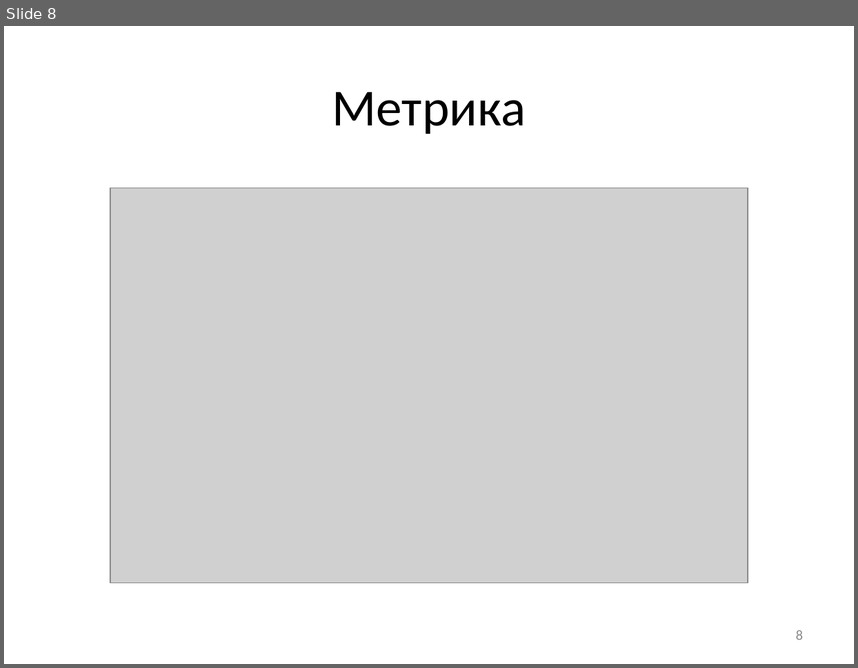
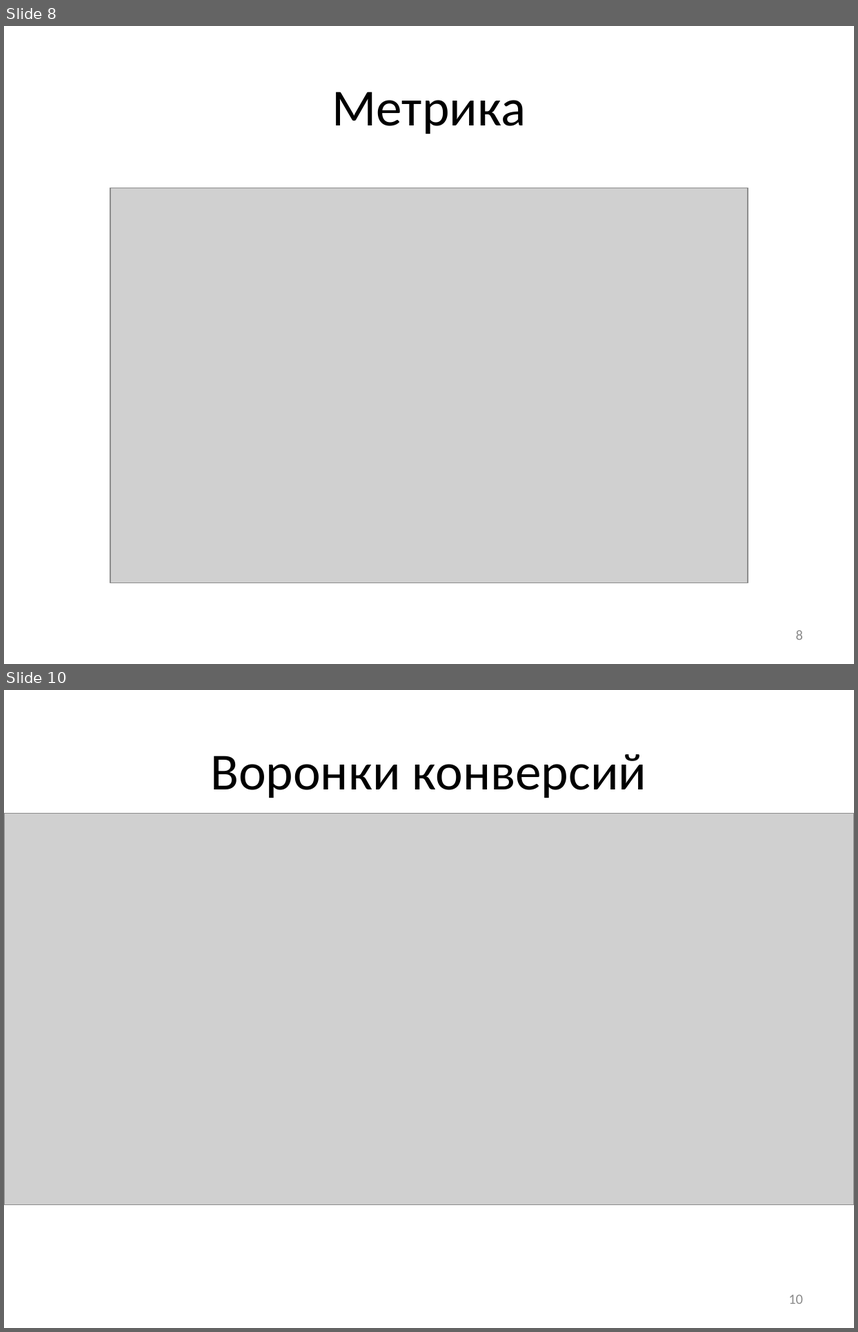
Before and after one commit to CompanyTimeManagementProject/Time_Management_Project, a slide deck: Documentation/Презентация ITime Last Version.pptx. Shown one above the other, each under a label of ours: slide 8 before the commit, slides 8 and 10 after it; the slides between them are not shown. The pictures are 858x668 and 858x1332 pixels, drawn with LibreOffice and Linux fonts; fonts in the diff are those of the drawing; grey boxes stand for pictures. Boxes give left, top, right and bottom in pixels: in the first picture for what was removed or moved away, otherwise in the second. Text is boxed around its words. In the diff, an @@ line names an element or a change of style, - is before the commit and + after.

```diff
--- a/Documentation/Презентация ITime Last Version.pptx
+++ b/Documentation/Презентация ITime Last Version.pptx
@@ slide 10 added at [4, 690, 854, 1328], background #FFFFFF @@
@@ title added at [210, 754, 647, 798], 44 pt, text #000000 @@
+Воронки конверсий
@@ picture added at [4, 814, 854, 1204] @@
@@ page number added at [789, 1294, 803, 1303], 12 pt, text #8C8C8C @@
+10
```
Also in this commit, not shown: 1 slide changed, 1 other slide added.
